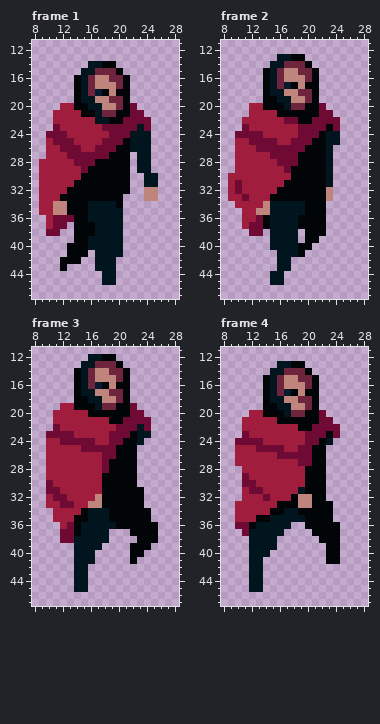
Pixel-art file -- core/assets/pro-walk-1.ase. The picture above is the old version.
32x48 pixels, 8 frames. Shown: frame 1: x 8..28, y 11..47; frame 2: x 8..28, y 11..47; frame 3: x 8..28, y 11..47; frame 4: x 8..28, y 11..47. The commit also changed other frames, which this record leaves out.
The same view after the edit:
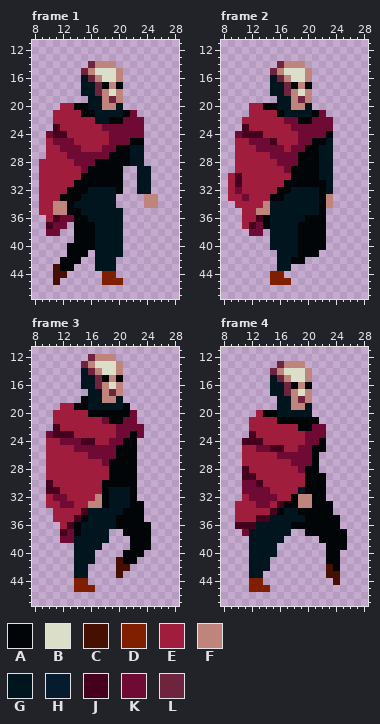
Palette (. is transparent): A #010508  B #dbdec8  C #451000  D #801e00  E #a11d3e  F #bf857c  G #00151e  H #061b2e  J #45001d  K #6e0a34  L #6e243d
Diff:
Changed rows in their new state; - is an unchanged pixel.
Frame 1:
first column x 10:
14 ------LFFF------
15 -----LFBBBF-----
16 ----.---BBF.----
17 ----.-GLA-A.----
18 ----.-GLFBF.----
19 ----..-G--F.----
20 ----------G..---
21 --------GGG--.--
22 --------------.-
23 -J-----------K.-
24 -JJ---------KK.-
25 --------E--KAA.-
26 -------E------.-
27 ------------G-.-
28 ------------G-.-
29 -----------.----
30 -----------.-G-.
31 -----------.-G-.
32 ------GGGG-.-GG.
33 -----GGGGG.-----
34 ----GG----.---FF
35 -----G----------
36 -J--------------
37 J---------------
39 ------A---------
40 ------A---------
43 -C-A------------
44 -CC-----DD------
45 -C------DDD-----
Frame 2:
first column x 10:
13 ------....-----
14 -----.LFFF.----
15 ----.LFBBBF.---
16 ----.---BBF.---
17 ----.-GL---.---
18 ----.--L-BF.---
19 ----..---LF.---
20 ------G-FFG..--
21 -------GGGG--.-
22 --------------.
23 -J------K----K.
24 -JJJ--------KA.
25 -----J--E-----.
26 -------E----G--
27 ------------G--
28 ------------G--
29 ------------G--
30 J-----------G--
31 J--------------
32 --------GGGG-G-
33 -------GGGGG---
34 ----------GG-F-
35 ----------GG---
36 ---J-----G-----
37 --J------------
38 ---------A-----
39 ---------A--A--
40 -----------AA--
41 ----------AA---
42 --------AA-----
44 -----DD--------
45 -----DDD-------
Frame 3:
first column x 10:
12 ------LFFF------
13 -----LFBBBF-----
14 ----.---BBF.----
15 ----.-GLA-A.----
16 ----.-GLFBF.----
17 ----..-G--F.----
18 ----.-----G.----
19 ------G-GGG-.---
20 -------------.--
21 --------K----..-
22 -J-----------K.-
23 -JJJ-----E---K.-
24 -----JJ------.--
25 ----K-----------
26 ------KK--------
28 --------E-------
29 --------E-------
30 J---------------
31 JJ-------GGG-.--
32 ---------GGG-.--
33 ---------GGG----
34 -----J---GG---.-
35 ----J----G----.-
36 ---J-----------.
37 --J--------A---.
38 ------------A--.
40 -----------A----
41 ----------CA----
42 ----------CC----
43 ----------C-----
44 ----DD----------
45 ----DDD---------
Frame 4:
first column x 10:
13 ------LFFF------
14 -----LFBBBF-----
15 ----.---BBF.----
16 ----.-GLA-A.----
17 ----.-GLFBF.----
18 ----..-G--F.----
19 ----..----G.----
20 --.---G-GGG..---
21 -.----------..--
22 -.-----------..-
23 -.J----------..-
24 .JJJ---------.--
25 .----JJ---------
26 .-----------.---
27 .-------K---.---
28 -J-------K--.---
29 -JJ-------------
30 ---J------------
31 -K--K-----------
32 --KK-K----------
33 ---KK-J---------
34 -----J----------
35 ---JJ---------A-
36 JJJ-----AA------
37 -------G--A----A
38 ------G--------A
39 ---------------A
40 -----G----------
41 ----G-----------
42 ----G--------CA-
43 -------------CC-
44 --DD----------C-
45 --DDD-----------
Changed places in both pictures, as pixel boxes (x1, y1, x2, y2):
changed: (46, 61, 158, 285)
changed: (242, 54, 340, 285)
changed: (235, 173, 242, 187)
changed: (46, 354, 158, 578)
changed: (74, 578, 95, 592)
changed: (235, 361, 347, 592)
